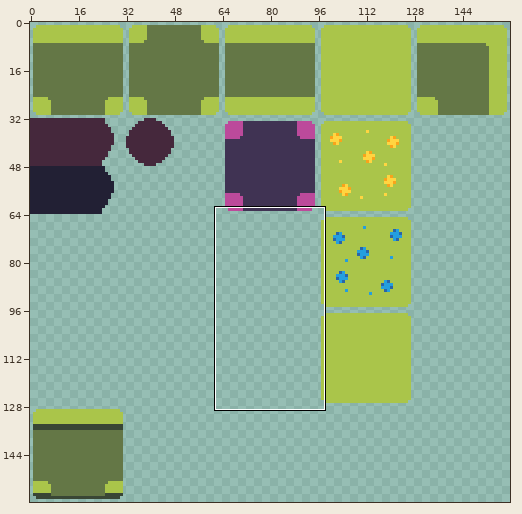
Sprite sheet, stored at assets/spritesheet.png. Above, an overview of the earlier version with the close-up marked.
Close-up. The starting point:
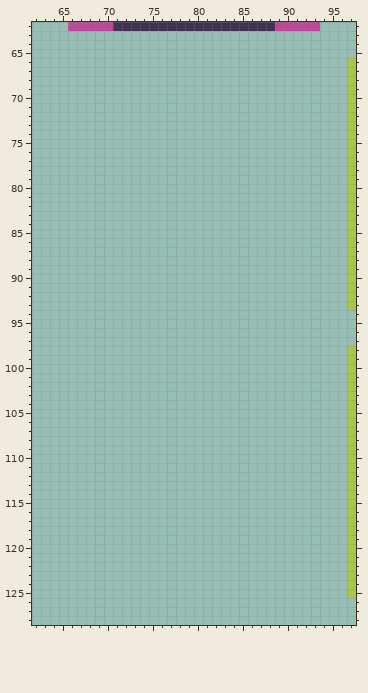
The file is 160x160 pixels. Shown: x 62..97, y 62..128.
After the commit:
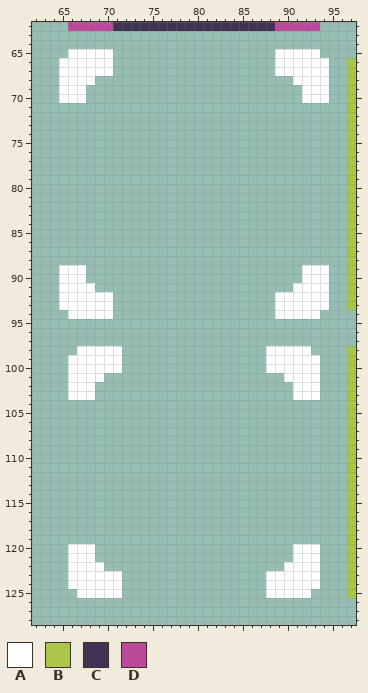
Palette (. is transparent): A #ffffff  B #aac54a  C #403353  D #bc4a9b
Change:
y 65: x 66..70 ..... -> AAAAA; x 89..93 ..... -> AAAAA
y 66..67: x 65..70 ...... -> AAAAAA; x 89..94 ...... -> AAAAAA
y 68: x 65..68 .... -> AAAA; x 91..94 .... -> AAAA
y 69..70: x 65..67 ... -> AAA; x 92..94 ... -> AAA
y 89..90: x 65..67 ... -> AAA; x 92..94 ... -> AAA
y 91: x 65..68 .... -> AAAA; x 91..94 .... -> AAAA
y 92..93: x 65..70 ...... -> AAAAAA; x 89..94 ...... -> AAAAAA
y 94: x 66..70 ..... -> AAAAA; x 89..93 ..... -> AAAAA
y 98: x 67..71 ..... -> AAAAA; x 88..92 ..... -> AAAAA
y 99..100: x 66..71 ...... -> AAAAAA; x 88..93 ...... -> AAAAAA
y 101: x 66..69 .... -> AAAA; x 90..93 .... -> AAAA
y 102..103: x 66..68 ... -> AAA; x 91..93 ... -> AAA
y 120..121: x 66..68 ... -> AAA; x 91..93 ... -> AAA
y 122: x 66..69 .... -> AAAA; x 90..93 .... -> AAAA
y 123..124: x 66..71 ...... -> AAAAAA; x 88..93 ...... -> AAAAAA
y 125: x 67..71 ..... -> AAAAA; x 88..92 ..... -> AAAAA
Boxes around the changes in both close-ups, in picture pixels (x1, y1, x2, y2):
added: (59, 49, 113, 103)
added: (275, 49, 329, 103)
added: (59, 265, 113, 319)
added: (275, 265, 329, 319)
added: (68, 346, 122, 400)
added: (266, 346, 320, 400)
added: (68, 544, 122, 598)
added: (266, 544, 320, 598)
